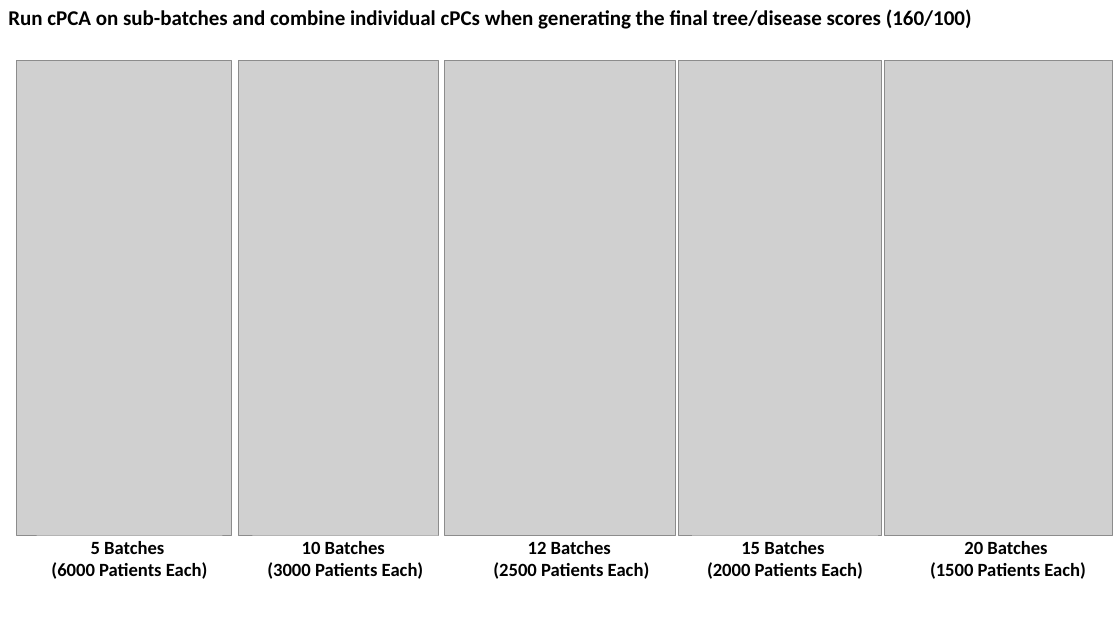
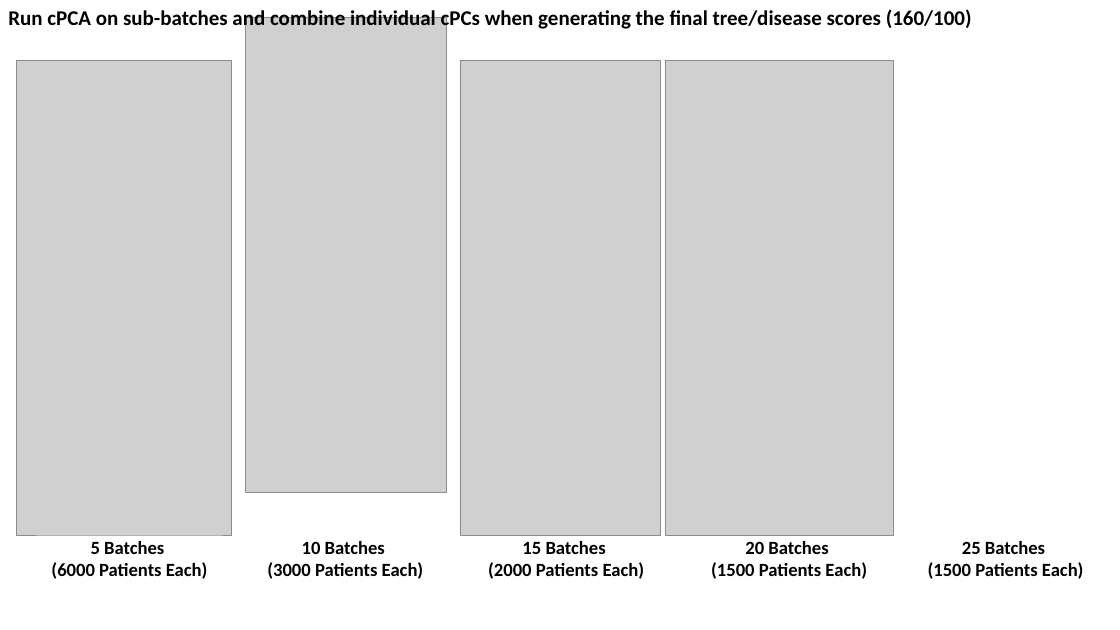
Before and after one commit to zhaohanxiong/OxfordCVM, a slide deck: slide 21 of job_results.pptx. Drawn at 1120x630 pixels with LibreOffice and Linux fonts; fonts in the diff are those of the drawing; grey boxes stand for pictures. Boxes give left, top, right and bottom in pixels: in the first picture for what was removed or moved away, otherwise in the second. Text is boxed around its words. In the diff, an @@ line names an element or a change of style, - is before the commit and + after.

Commit message:
added some results to ppt and also u

```diff
--- a/job_results.pptx
+++ b/job_results.pptx
@@ picture: place and size @@
-picture at (238,60,438,536)
+picture at (246,17,446,492)
@@ picture: place and size @@
-picture at (444,60,676,536)
+picture at (460,60,660,536)
@@ picture removed at (679,60,882,536) @@
@@ text "10 Batches" rewrapped from (253,536,439,581) to (267,541,424,579) @@
@@ 2 rectangles, 1 picture: place and size @@
-2 rectangles, 1 picture at (692,60,1112,581)
+2 rectangles, 1 picture at (473,60,894,581)
@@ rectangle removed at (479,536,665,581) @@
-12 Batches
-(2500 Patients Each)
@@ text added at (928,541,1084,579), 16 pt, text #000000, bold @@
+25 Batches
+(1500 Patients Each)
```
Also in this commit, not shown: 1 other file.
